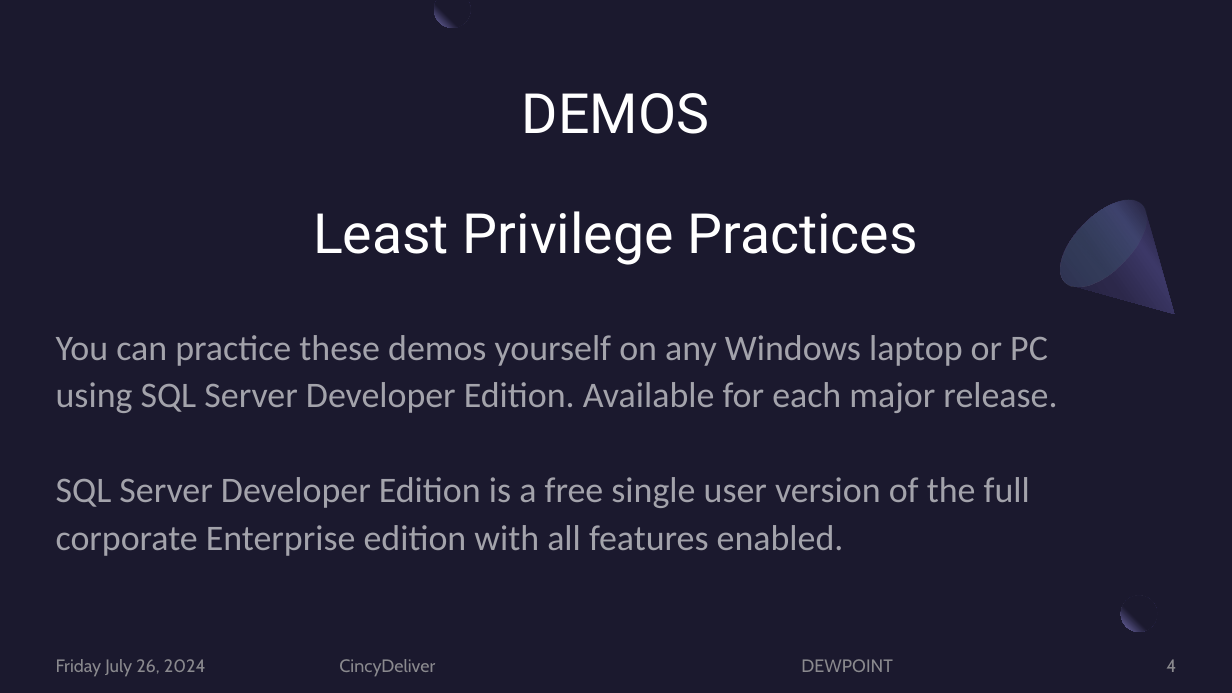
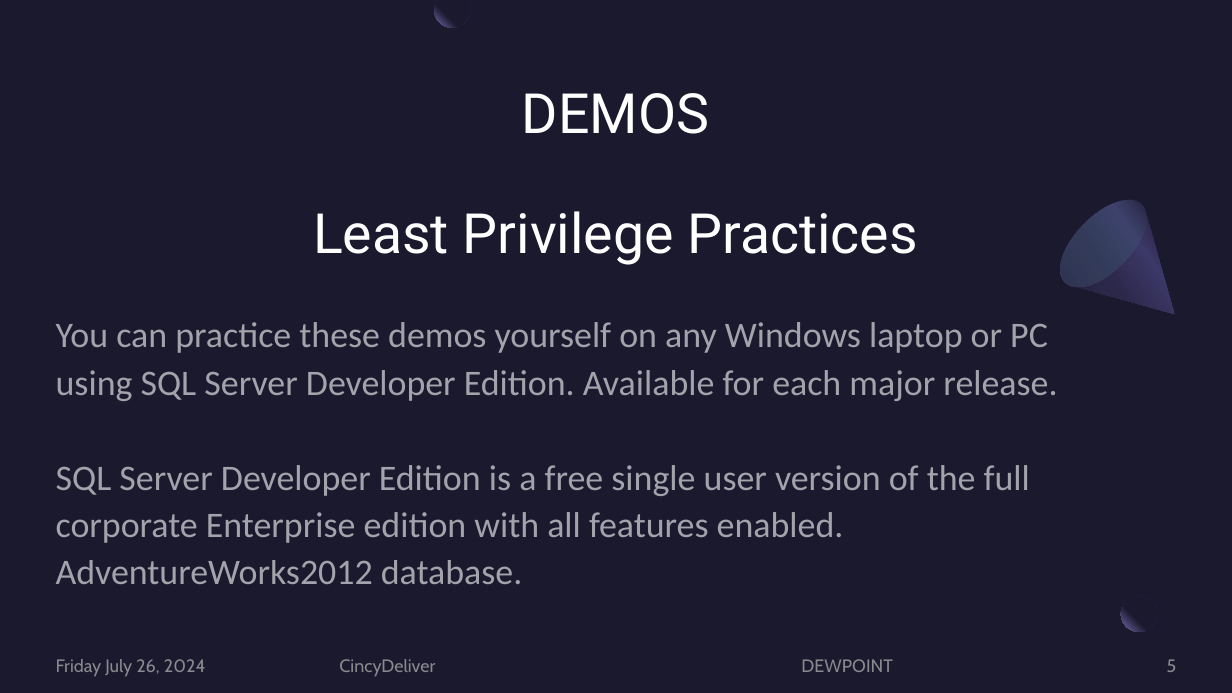
Before and after one commit to JoeKunk/SQL-Server-Security, a slide deck: slide 5 of 2024-07-26 CincyDeliver/2024-07 SQL Server SecurityTech CincyDeliver Version.pptx (slide 4 before the commit). Drawn at 1232x693 pixels with LibreOffice and Linux fonts; fonts in the diff are those of the drawing. Boxes give left, top, right and bottom in pixels: in the first picture for what was removed or moved away, otherwise in the second. Text is boxed around its words. In the diff, an @@ line names an element or a change of style, - is before the commit and + after.

```diff
--- a/2024-07-26 CincyDeliver/2024-07 SQL Server SecurityTech CincyDeliver Version.pptx
+++ b/2024-07-26 CincyDeliver/2024-07 SQL Server SecurityTech CincyDeliver Version.pptx
@@ text "You can practice these demos ...": place and size @@
-text "You can practice these demos ..." at [56,335,1057,556]
+text "You can practice these demos ..." at [56,322,1057,584]
@@ text at [56,465,1030,584]: text changed @@
-SQL Server Developer Edition is a free single user version of the full corporate Enterprise edition with all features enabled.
+SQL Server Developer Edition is a free single user version of the full corporate Enterprise edition with all features enabled.
+AdventureWorks2012 database.
@@ page number at [1167,659,1177,672]: text changed @@
-4
+5
```
Also in this commit, not shown: 5 other slides changed, 2 slides removed, 5 other files.
